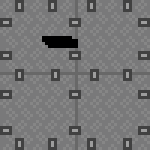
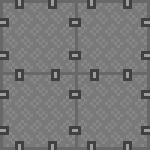
Layers edited between the first and the second 150x150 image:
painted on "Layer 6" over [42, 36, 78, 48]
painted on "Layer 3" over [0, 0, 150, 150]
painted on "Layer 4" over [0, 0, 150, 150]
"Layer 5": opacity 19% → 100%, painted on it over [0, 0, 150, 150]
